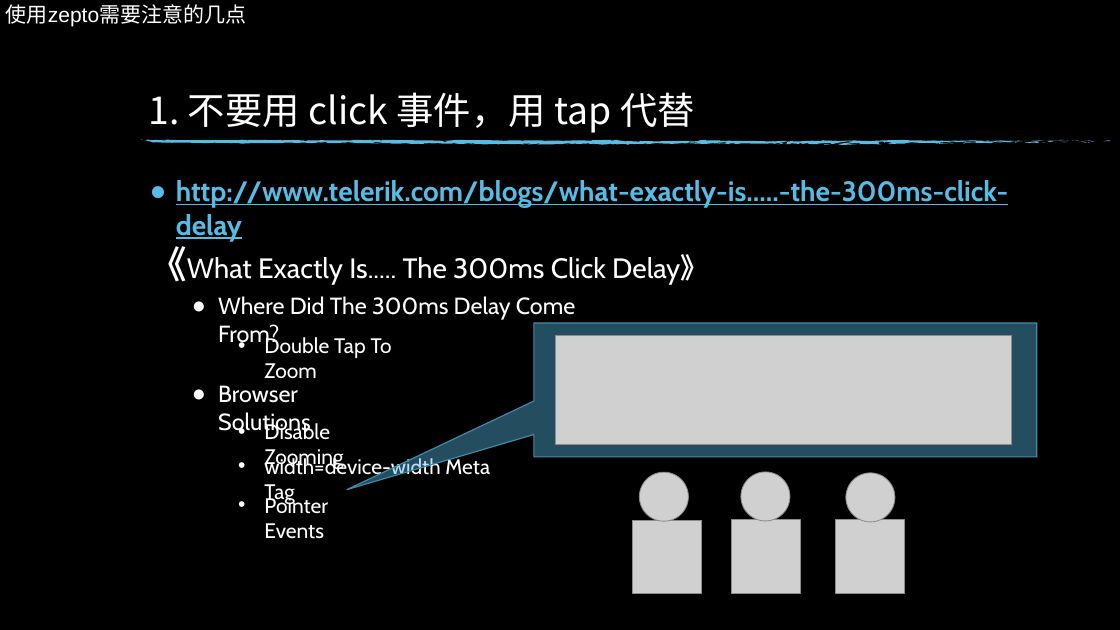
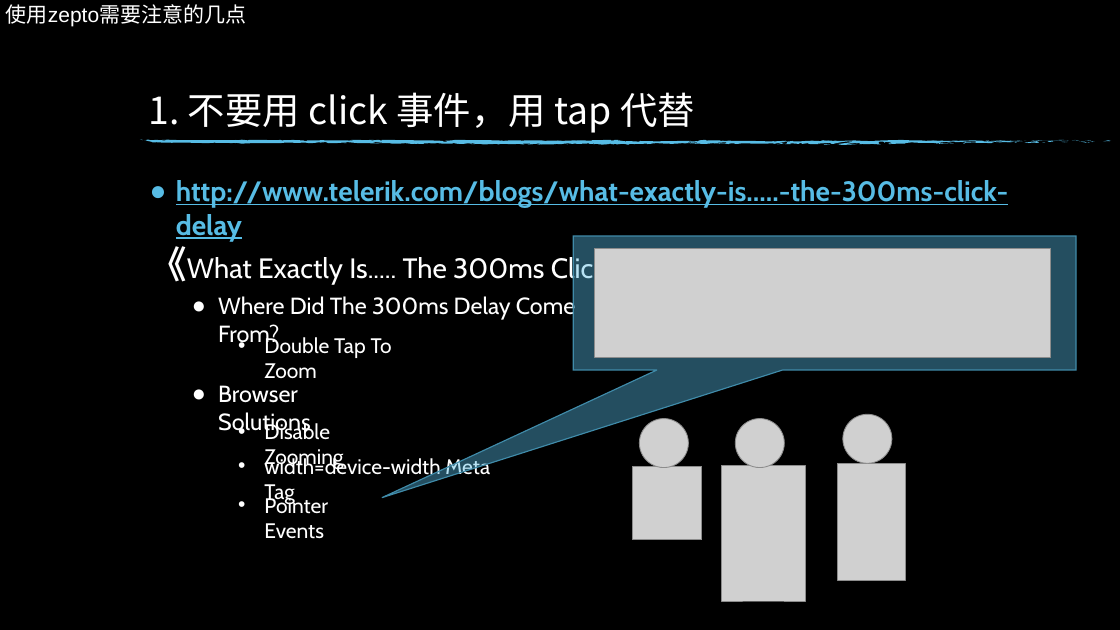
Before and after one commit to xiaotianxia/entern, a slide deck: slide 20 of dz-talk0904.pptx. Drawn at 1120x630 pixels with LibreOffice and Linux fonts; fonts in the diff are those of the drawing; grey boxes stand for pictures; background and template pictures are left out. Boxes give left, top, right and bottom in pixels: in the first picture for what was removed or moved away, otherwise in the second. Text is boxed around its words. In the diff, an @@ line names an element or a change of style, - is before the commit and + after.

Commit message:
add

```diff
--- a/dz-talk0904.pptx
+++ b/dz-talk0904.pptx
@@ speech box moved from (x1=534, y1=323, x2=1036, y2=456) to (x1=573, y1=236, x2=1075, y2=370) @@
@@ speech box at (x1=573, y1=236, x2=1075, y2=370): proportions changed @@
@@ picture moved from (x1=555, y1=335, x2=1012, y2=444) to (x1=595, y1=249, x2=1051, y2=358) @@
@@ picture moved from (x1=639, y1=472, x2=688, y2=521) to (x1=639, y1=418, x2=688, y2=467) @@
@@ picture moved from (x1=741, y1=472, x2=790, y2=521) to (x1=735, y1=418, x2=784, y2=467) @@
@@ picture moved from (x1=846, y1=473, x2=895, y2=522) to (x1=843, y1=414, x2=891, y2=463) @@
@@ picture moved from (x1=633, y1=520, x2=702, y2=594) to (x1=633, y1=466, x2=702, y2=540) @@
@@ picture added at (x1=722, y1=466, x2=805, y2=602) @@
@@ picture added at (x1=838, y1=464, x2=905, y2=581) @@
@@ picture removed at (x1=732, y1=520, x2=801, y2=594) @@
@@ picture removed at (x1=836, y1=520, x2=905, y2=594) @@
```
Also in this commit, not shown: 1 other slide changed.
